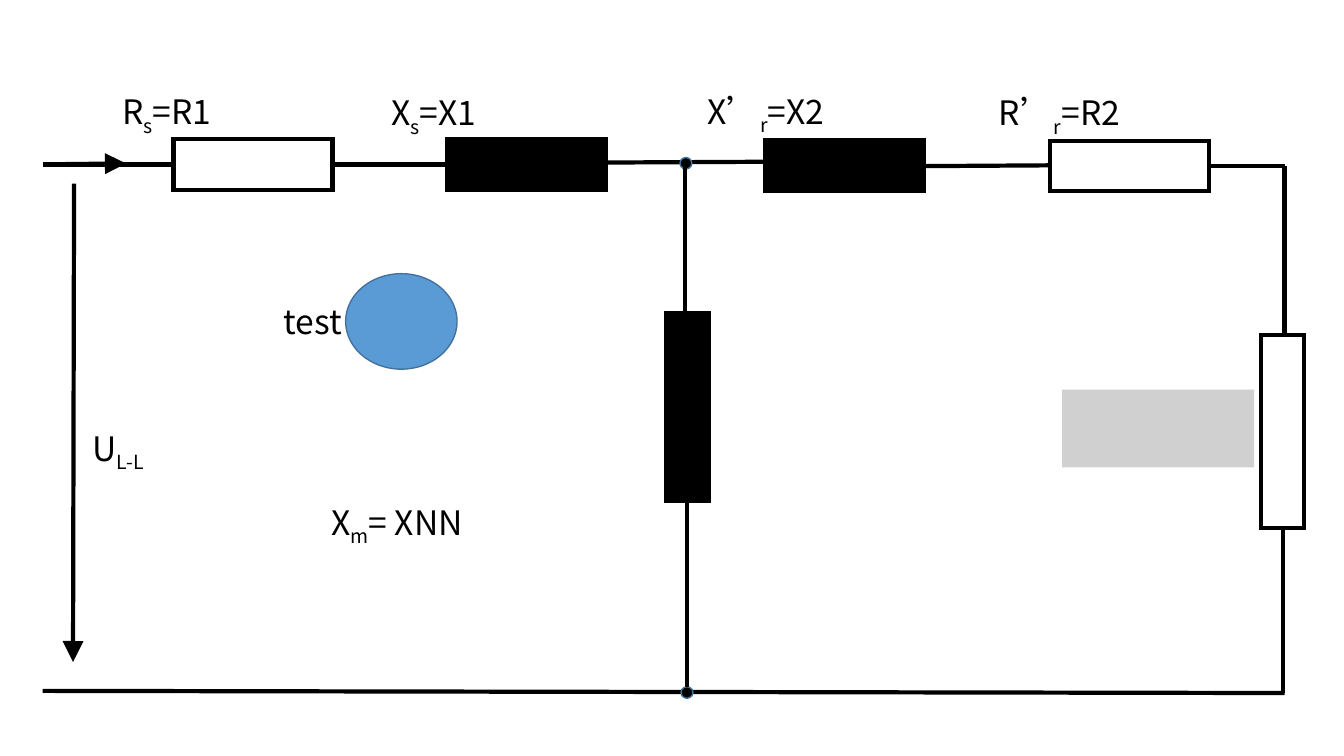
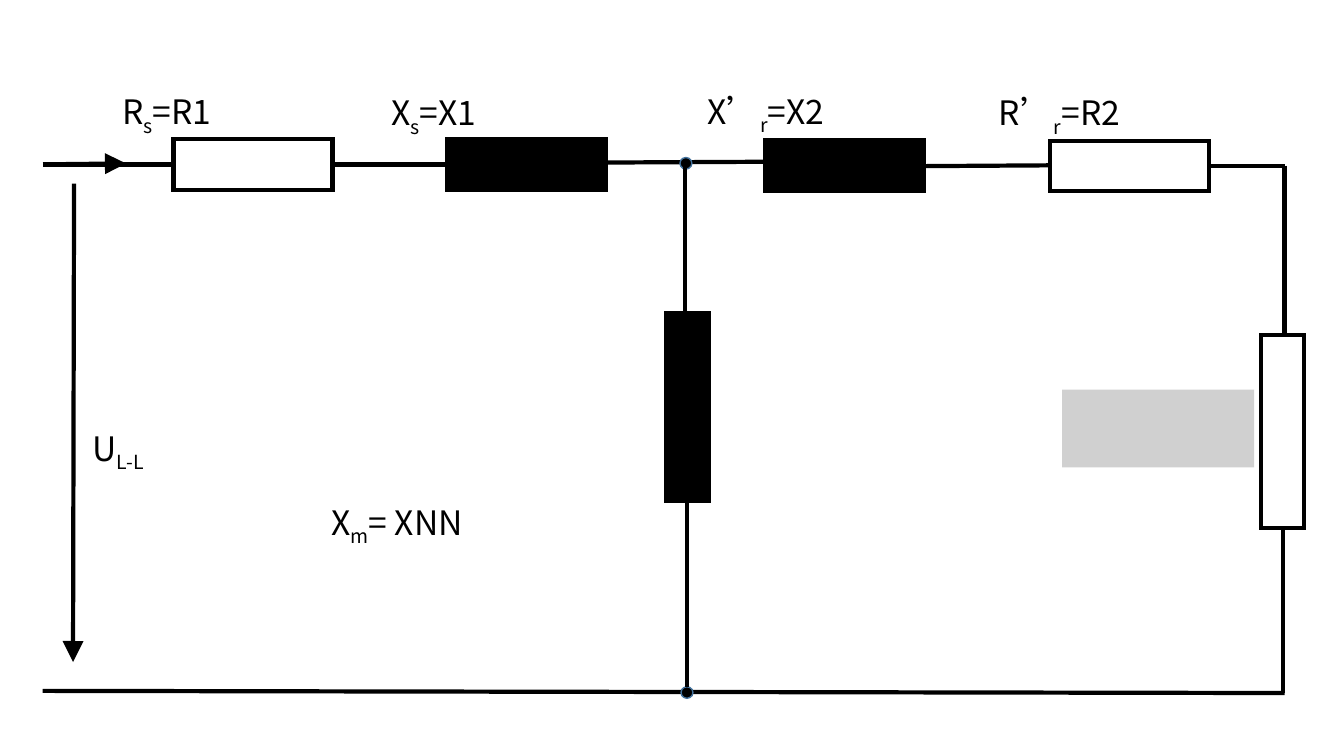
Before and after one commit to misaiya1/SC_CALCUL, a slide deck: slide 1 of abcd.pptx. Drawn at 1344x756 pixels with LibreOffice and Linux fonts; fonts in the diff are those of the drawing; grey boxes stand for pictures. Boxes give left, top, right and bottom in pixels: in the first picture for what was removed or moved away, otherwise in the second. Text is boxed around its words. In the diff, an @@ line names an element or a change of style, - is before the commit and + after.

```diff
--- a/abcd.pptx
+++ b/abcd.pptx
@@ ellipse removed at (346,274,458,370) @@
@@ text removed at (284,310,342,335) @@
-test
```
Also in this commit, not shown: 15 other files.
